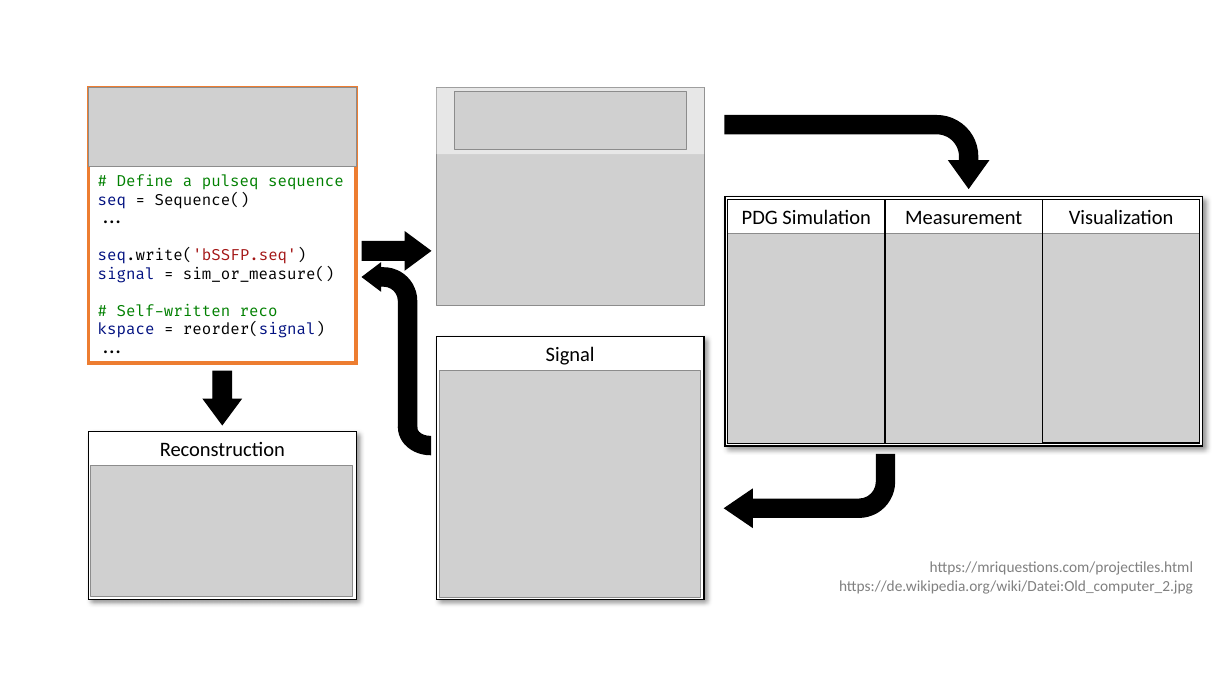
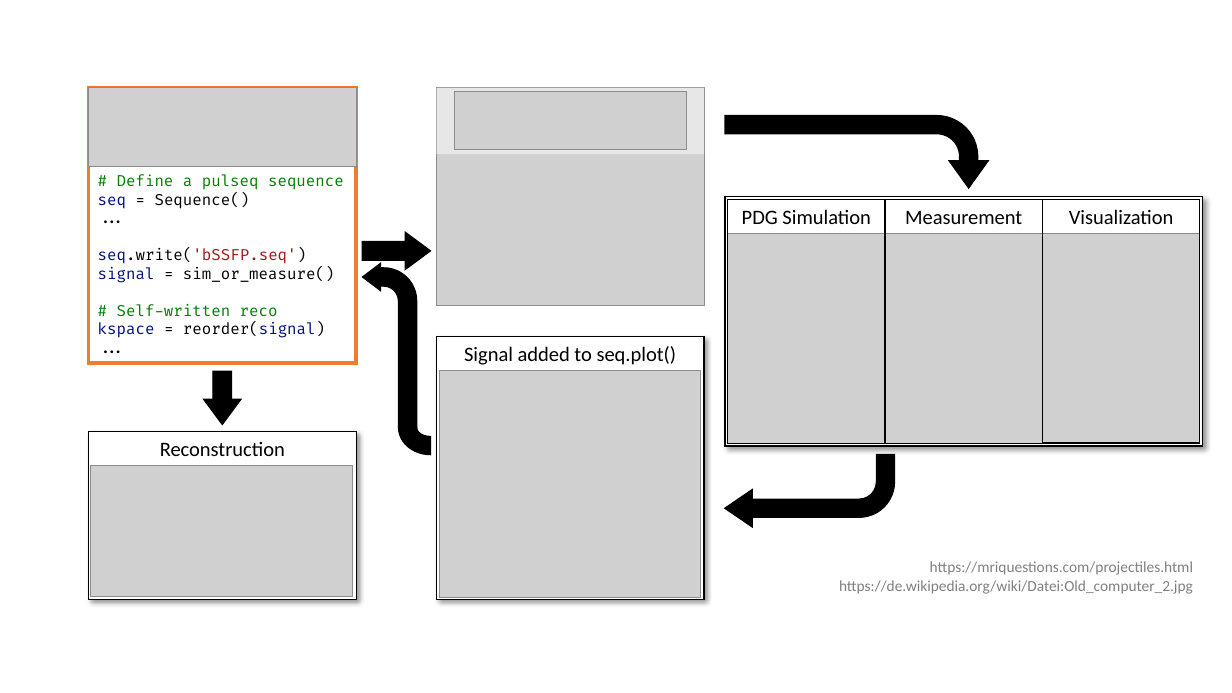
Before and after one commit to mzaiss/MRTwin_pulseq, a slide deck: slide 1 of MRI Together/Figure.pptx. Drawn at 1232x693 pixels with LibreOffice and Linux fonts; fonts in the diff are those of the drawing; grey boxes stand for pictures. Boxes give left, top, right and bottom in pixels: in the first picture for what was removed or moved away, otherwise in the second. Text is boxed around its words. In the diff, an @@ line names an element or a change of style, - is before the commit and + after.

```diff
--- a/MRI Together/Figure.pptx
+++ b/MRI Together/Figure.pptx
@@ text at (x1=464, y1=346, x2=677, y2=365): text changed @@
-Signal
+Signal added to seq.plot()
```
Also in this commit, not shown: 1 other file.
